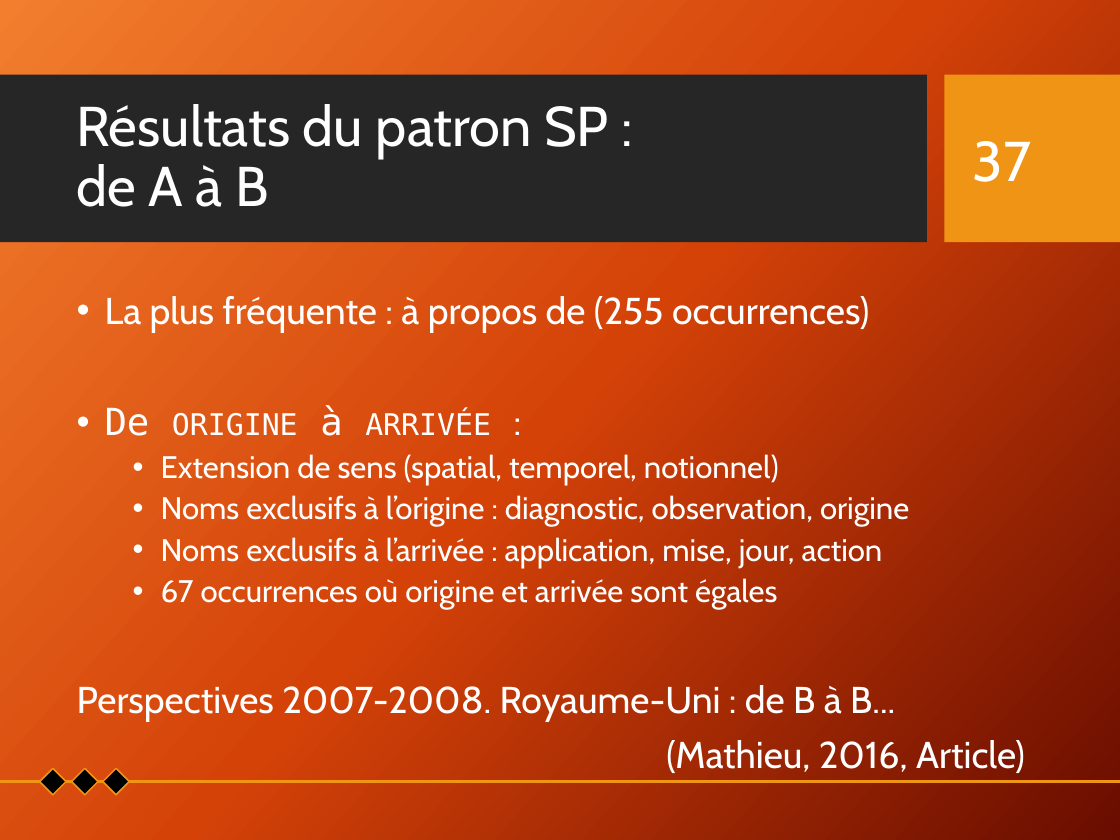
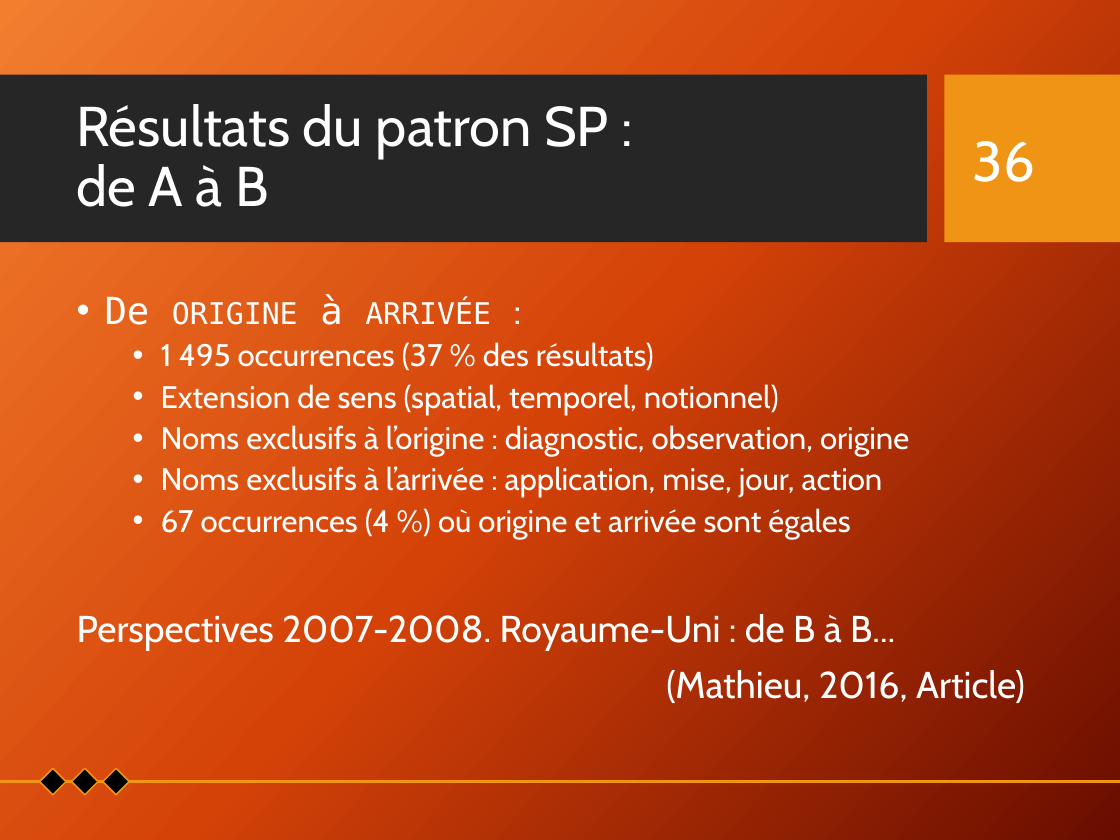
Before and after one commit to Xitog/tal, a slide deck: slide 36 of dossiers/Final - Présentation Projet de recherche.pptx (slide 37 before the commit). Drawn at 1120x840 pixels with LibreOffice and Linux fonts; fonts in the diff are those of the drawing; background and template pictures are left out. Boxes give left, top, right and bottom in pixels: in the first picture for what was removed or moved away, otherwise in the second. Text is boxed around its words. In the diff, an @@ line names an element or a change of style, - is before the commit and + after.

```diff
--- a/dossiers/Final - Présentation Projet de recherche.pptx
+++ b/dossiers/Final - Présentation Projet de recherche.pptx
@@ page number at box(973, 141, 1035, 182): text changed @@
-37
+36
@@ text at box(105, 296, 869, 332): paragraph removed @@
-• La plus fréquente : à propos de (255 occurrences)
@@ text at box(161, 342, 654, 371): paragraph added @@
+  • 1 495 occurrences (37 % des résultats)
@@ text at box(161, 508, 850, 539): text changed @@
-  • 67 occurrences où origine et arrivée sont égales
+  • 67 occurrences (4 %) où origine et arrivée sont égales
```
Also in this commit, not shown: 8 other slides changed, 1 slide removed, 2 other files.
